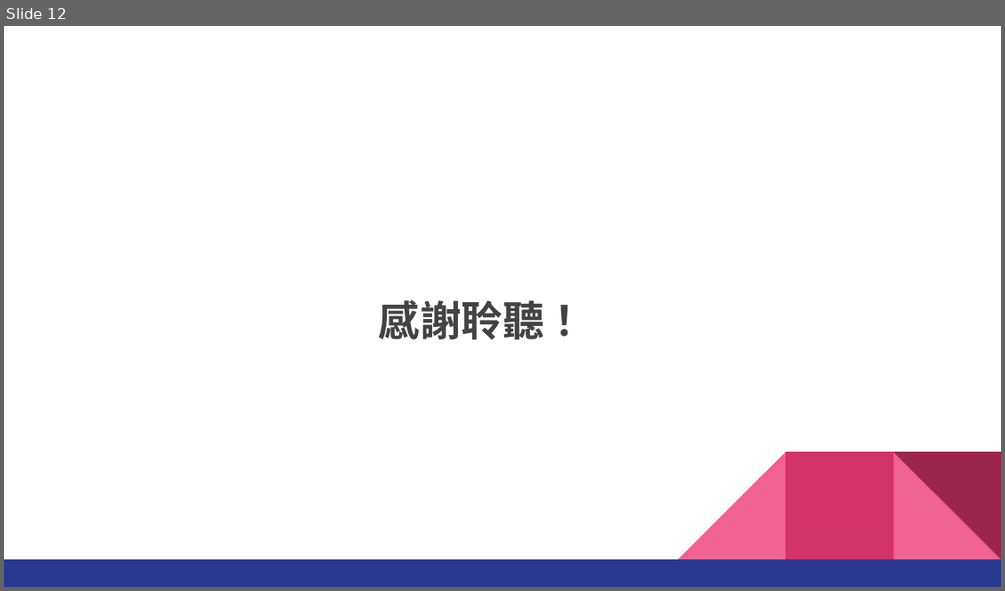
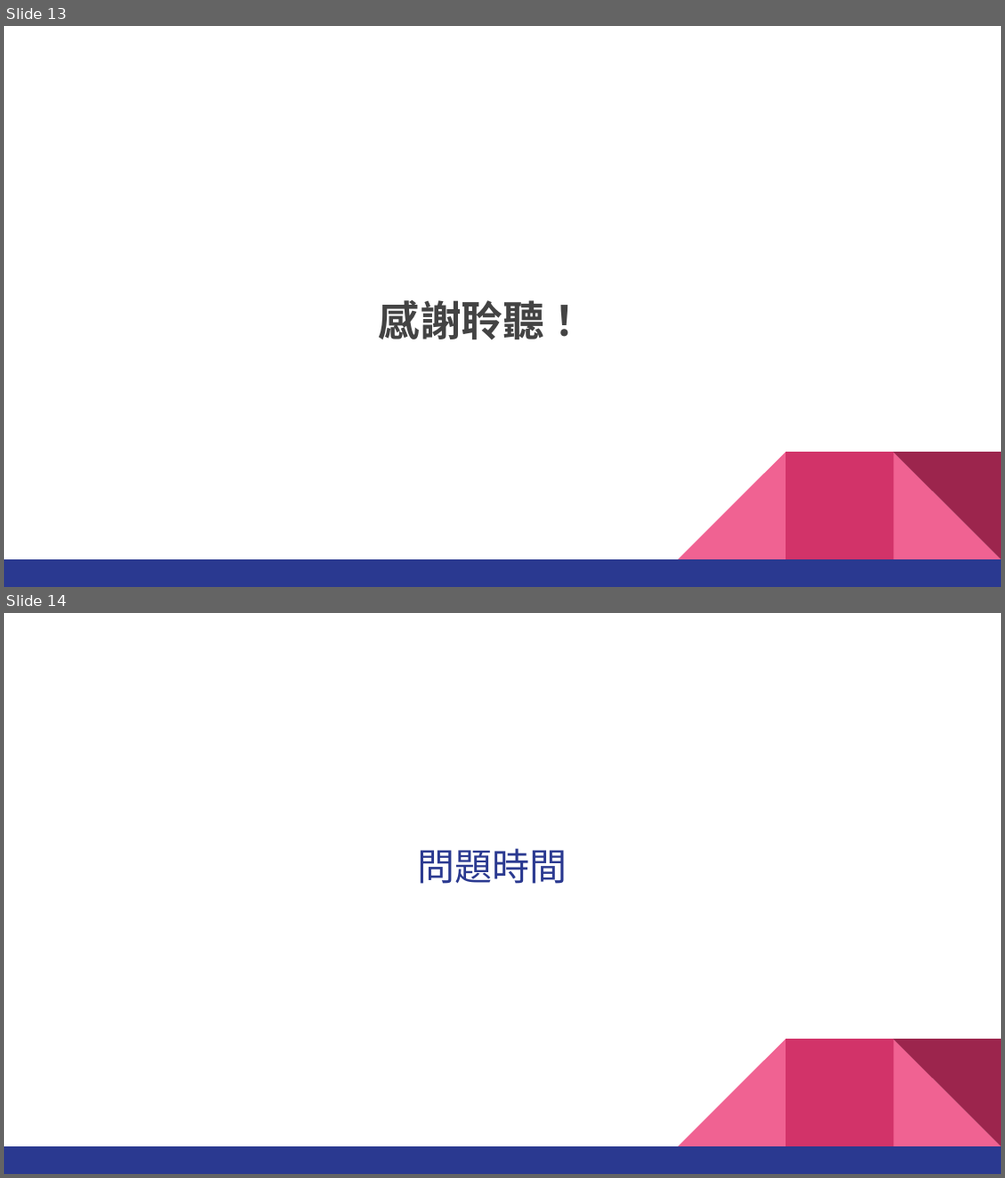
Before and after one commit to SmashedAdam/Clap_Tech_Task_5, a slide deck: package/Presentation.pptx. Shown one above the other, each under a label of ours: slide 12 before the commit, slides 13 and 14 after it. The pictures are 1005x591 and 1005x1178 pixels, drawn with LibreOffice and Linux fonts; fonts in the diff are those of the drawing. Boxes give left, top, right and bottom in pixels: in the first picture for what was removed or moved away, otherwise in the second. Text is boxed around its words. In the diff, an @@ line names an element or a change of style, - is before the commit and + after.

```diff
--- a/package/Presentation.pptx
+++ b/package/Presentation.pptx
@@ slide 14 added at <box>4,613,1001,1174</box>, background #FFFFFF; not listed: 5 template elements that a slide beside it also shows @@
@@ title added at <box>417,848,566,884</box>, 27 pt, text #2A3990 @@
+問題時間
@@ what was slide 12 is now slide 13 @@
```
Also in this commit, not shown: 3 slides changed, 5 slides removed, 3 other files.
